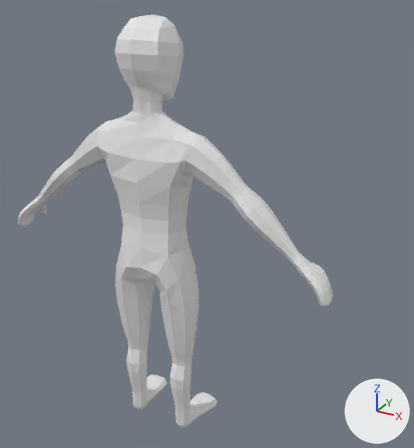
The Blender file assets/models/mage/fyr.blend, before and after one commit.
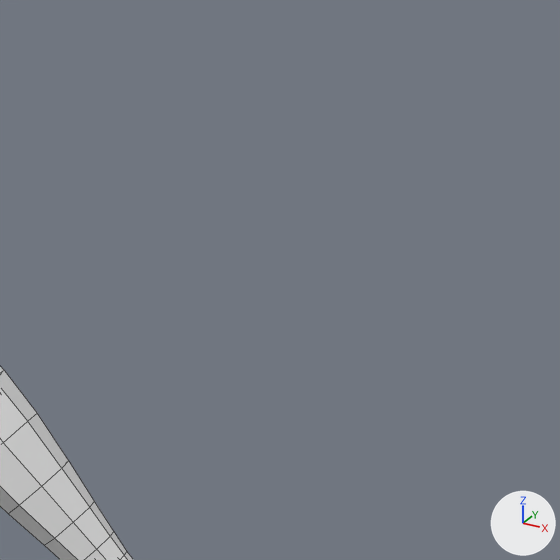
Each version is shown whole from a camera (50 mm lens) standing at (1.43, -2.08, 2.24) and looking at (-0.17, 0.83, 0.78), then close up on the part from 64% to 100% of the width and 23% to 56% of the height. Every picture has the same lights, and +X, +Y and +Z are marked at lower right. The older version's two pictures come first. The close-ups show mesh edges as thin lines.

The older version as bpy lines, for what is in view:
```python
me_vert = bpy.data.meshes.new('Vert')
me_vert.from_pydata(...)  # 1057 vertices, 1052 faces; spans x -2.31..2.31, y -0.35..0.64, z -2.55..2.95
ob_vert = bpy.data.objects.new('Vert', me_vert)
ob_vert.location = (0.0, 0.0, 0.943)
ob_vert.scale = (0.383, 0.383, 0.383)
```
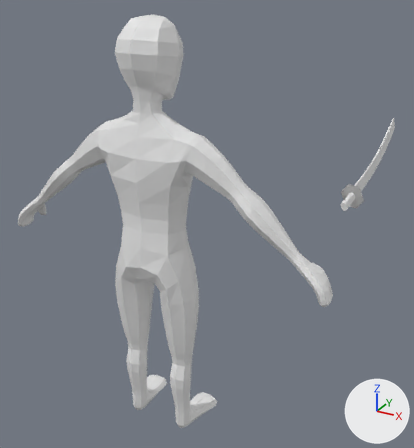
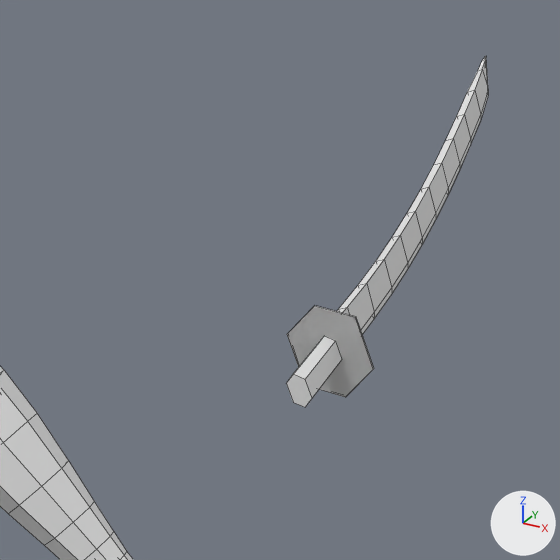
The edits, one by one:
Mesh me_cube_001 is new.
It has 114 vertices, 100 faces and spans x -7.43..7.43, y -1.08..1.27, z -6.04..4.54.
Object 'Cube' (ob_cube) is new; it shows me_cube_001.
Its location is (0.678, 1.565, 1.127).
Its rotation in degrees is (-178, -24, 0).
Its scale is (0.00733, 0.624, 0.0213).

Pixel boxes [x1, y1, x2, y2] of what changed, in the close-ups (560 x 560 px):
'Cube', added
    after: [286, 56, 488, 407]
